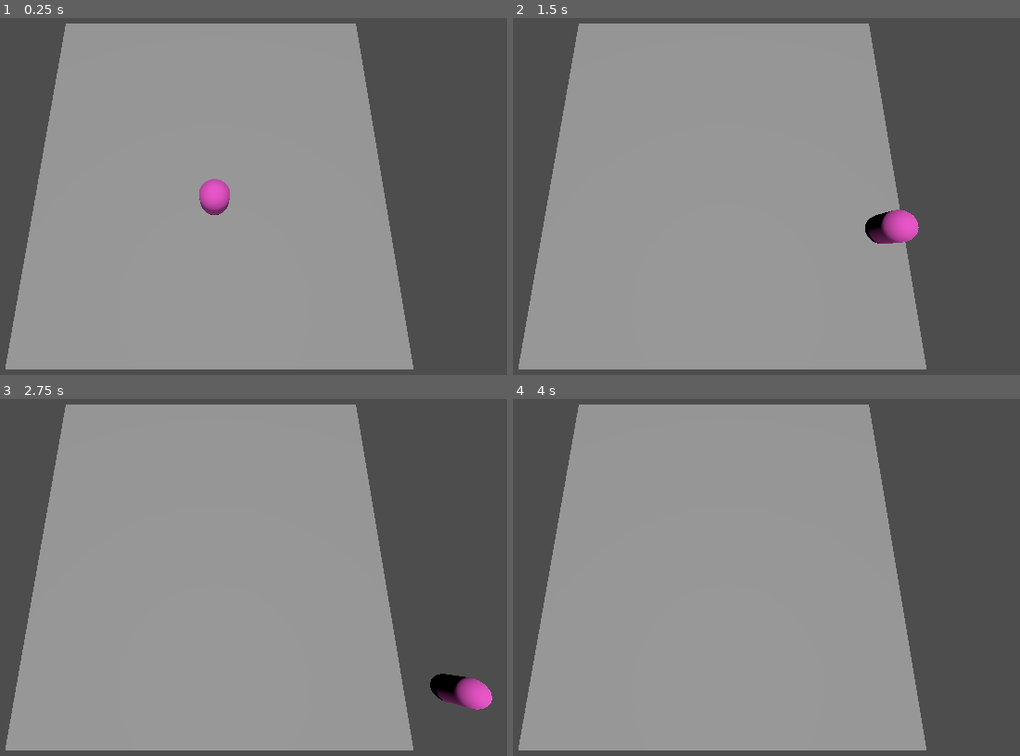
Above: before the commit, frames 1-4 (two rows, left to right).
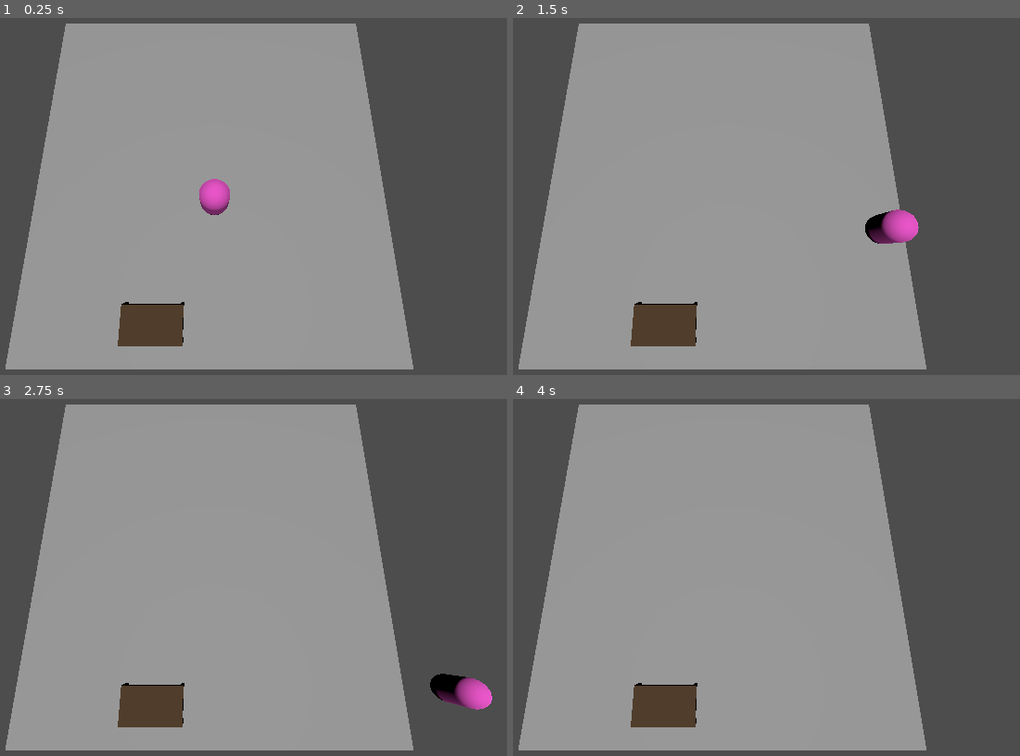
Above: after the commit, the same moments.

Repository: mayaarafa/overhacked
Game: Godot game, scene res://game_scene.tscn
Two runs of this game, one before a commit and one after it. Both use one fixed random seed, a clock stepped at 60 frames per second and the inputs below.
Inputs:
- Up to frame 1 (0.25 s): no input
- Up to frame 2 (1.5 s): tap Enter (ui_accept) at 0.5, 0.77 s; hold Right (ui_right) 0.53-1.28 s; tap Shift (dash) at 0.6, 1.35 s; hold Down (ui_down) from 1.28 s (still down)
- Up to frame 3 (2.75 s): tap Enter (ui_accept) at 1.52 s; release Down (ui_down) at 2.03 s; hold Right (ui_right) from 2.03 s (still down); tap Shift (dash) at 2.1 s
- Up to frame 4 (4 s): release Right (ui_right) at 2.78 s; hold Up (ui_up) 2.78-3.53 s; tap Shift (dash) at 2.85, 3.6 s; tap Enter (ui_accept) at 3.02, 3.5, 3.77 s; hold Left (ui_left) from 3.53 s (still down)

The runs differ from the first frame. In frame 1, 1.5% of the frame differs, in the area x 23-37%, y 79-92%; in frame 2, 1.5%; in frame 3, 1.5%; in frame 4, 1.5%.

Commit message:
add table scene

Diff:
--- a/game_scene.tscn
+++ b/game_scene.tscn
@@ -1,6 +1,7 @@
-[gd_scene load_steps=5 format=3 uid="uid://cb1vfu13vd8yg"]
+[gd_scene load_steps=6 format=3 uid="uid://cb1vfu13vd8yg"]
 
 [ext_resource type="Script" uid="uid://bvldu7wbvjp2g" path="res://player_movement.gd" id="1_mlf6e"]
+[ext_resource type="PackedScene" uid="uid://dvgitloalo265" path="res://table.tscn" id="2_po0ka"]
 
 [sub_resource type="CapsuleMesh" id="CapsuleMesh_05hpe"]
 
@@ -40,3 +41,6 @@
 transform = Transform3D(1, 0, 0, 0, 1, 0, 0, 0, 1, -0.16564941, -0.14435756, -1.4381027)
 use_collision = true
 size = Vector3(13.109619, 0.44506836, 13.740524)
+
+[node name="Node3D" parent="." instance=ExtResource("2_po0ka")]
+transform = Transform3D(1, 0, 0, 0, 1, 0, 0, 0, 1, -2, 0, 4)
--- /dev/null
+++ b/table.tscn
@@ -0,0 +1,44 @@
+[gd_scene load_steps=6 format=3 uid="uid://dvgitloalo265"]
+
+[sub_resource type="BoxShape3D" id="BoxShape3D_1emcc"]
+
+[sub_resource type="StandardMaterial3D" id="StandardMaterial3D_1emcc"]
+albedo_color = Color(0.29411766, 0.21176471, 0.12941177, 1)
+
+[sub_resource type="BoxMesh" id="BoxMesh_jd0nb"]
+material = SubResource("StandardMaterial3D_1emcc")
+size = Vector3(2, 0.1, 1.2)
+
+[sub_resource type="StandardMaterial3D" id="StandardMaterial3D_jd0nb"]
+albedo_color = Color(0.29411766, 0.21176471, 0.12941177, 1)
+
+[sub_resource type="BoxMesh" id="BoxMesh_v5i0k"]
+material = SubResource("StandardMaterial3D_jd0nb")
+size = Vector3(0.1, 0.75, 0.1)
+
+[node name="Node3D" type="Node3D"]
+
+[node name="Table" type="StaticBody3D" parent="."]
+
+[node name="CollisionShape3D" type="CollisionShape3D" parent="Table"]
+shape = SubResource("BoxShape3D_1emcc")
+
+[node name="TableTop" type="MeshInstance3D" parent="Table"]
+transform = Transform3D(1, 0, 0, 0, 1, 0, 0, 0, 1, 0, 0.5596266, 0)
+mesh = SubResource("BoxMesh_jd0nb")
+
+[node name="Leg1" type="MeshInstance3D" parent="Table"]
+transform = Transform3D(1, 0, 0, 0, 1, 0, 0, 0, 1, -0.9338825, 0.13164651, 0.5431539)
+mesh = SubResource("BoxMesh_v5i0k")
+
+[node name="Leg2" type="MeshInstance3D" parent="Table"]
+transform = Transform3D(1, 0, 0, 0, 1, 0, 0, 0, 1, -0.9598023, 0.13164651, -0.54934484)
+mesh = SubResource("BoxMesh_v5i0k")
+
+[node name="Leg3" type="MeshInstance3D" parent="Table"]
+transform = Transform3D(1, 0, 0, 0, 1, 0, 0, 0, 1, 0.93433005, 0.13164651, -0.54934484)
+mesh = SubResource("BoxMesh_v5i0k")
+
+[node name="Leg4" type="MeshInstance3D" parent="Table"]
+transform = Transform3D(1, 0, 0, 0, 1, 0, 0, 0, 1, 0.93433005, 0.13164651, 0.54255575)
+mesh = SubResource("BoxMesh_v5i0k")
